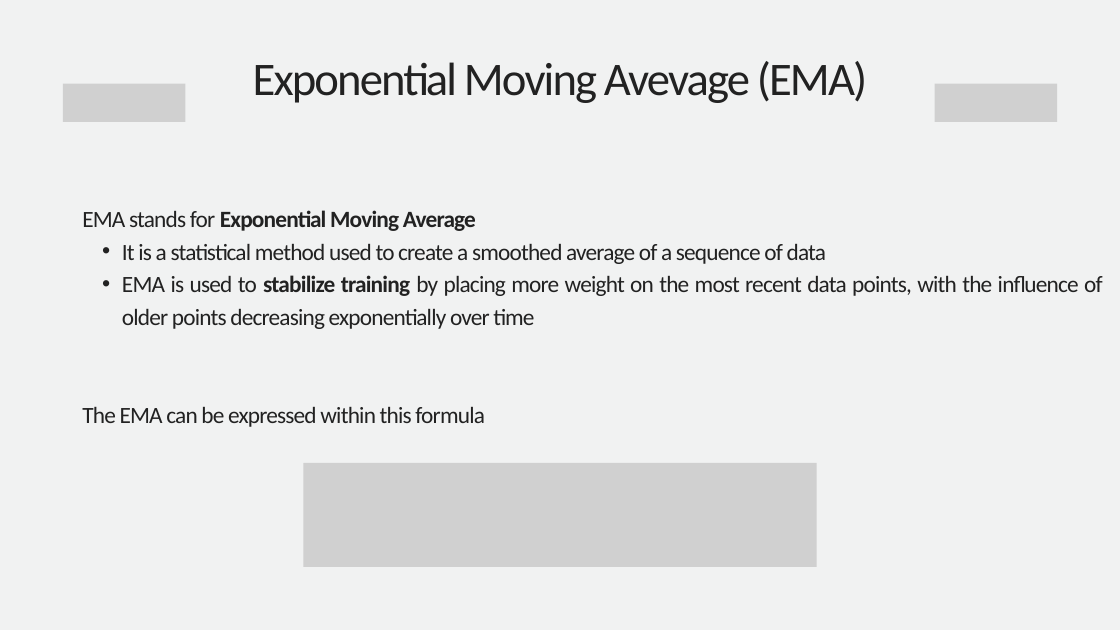
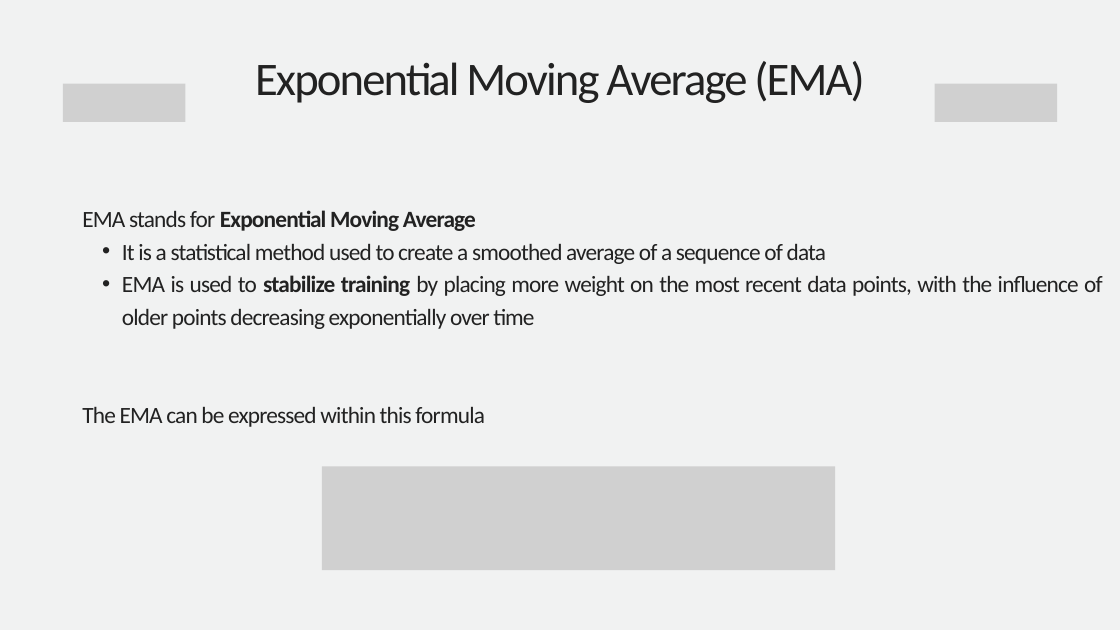
Before and after one commit to hu1909/AdaDelta_and_ADAM, a slide deck: slide 6 of AdaDelta & Adam Algorithm.pptx. Drawn at 1120x630 pixels with LibreOffice and Linux fonts; fonts in the diff are those of the drawing; grey boxes stand for pictures. Boxes give left, top, right and bottom in pixels: in the first picture for what was removed or moved away, otherwise in the second. Text is boxed around its words. In the diff, an @@ line names an element or a change of style, - is before the commit and + after.

```diff
--- a/AdaDelta & Adam Algorithm.pptx
+++ b/AdaDelta & Adam Algorithm.pptx
@@ text at bbox=[255, 61, 865, 103]: text changed @@
-Exponential Moving Avevage (EMA)
+Exponential Moving Average (EMA)
@@ picture: place and size @@
-picture at bbox=[304, 463, 817, 567]
+picture at bbox=[322, 466, 836, 571]
```
Also in this commit, not shown: 6 other slides changed, 2 other files.
